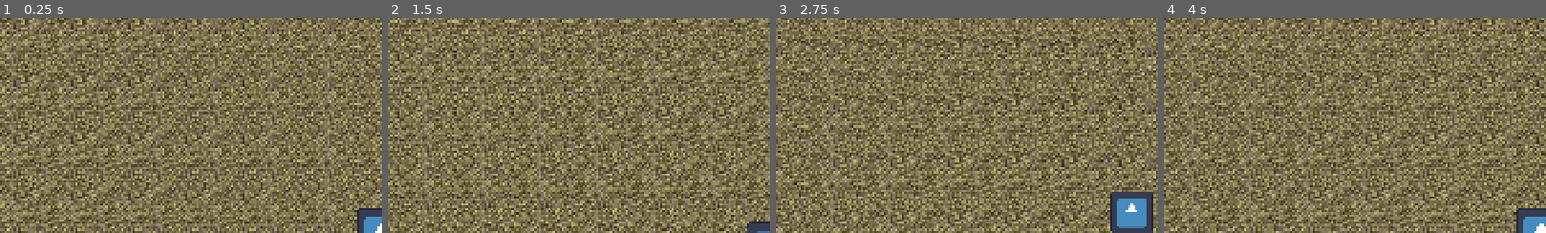
Above: before the commit, frames 1-4 (left to right).
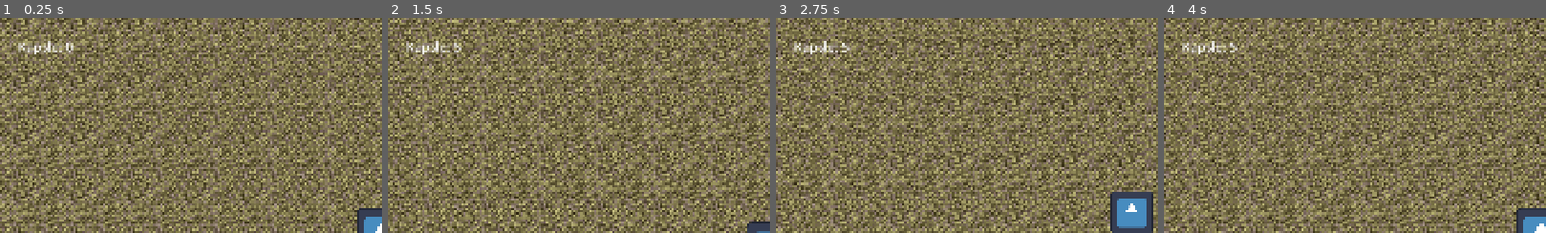
Above: after the commit, the same moments.

Repository: Vixoner/fallout-survivors
Game: Godot game, scene res://scenes/main.tscn
Two runs of this game, one before a commit and one after it. Both use one fixed random seed, a clock stepped at 60 frames per second and the inputs below. The engine's default icon, where the game draws it, is replaced by a stand-in: a white triangle on a blue panel in a dark square.
Inputs (mouse positions are % of the whole screen's width and height, from its top left):
- Up to frame 1 (0.25 s): no input
- Up to frame 2 (1.5 s): tap Enter at 0.5 s; move the mouse to (72, 45) at 0.52 s; hold Right (ui_right) 0.53-1.28 s; click (72, 45) at 0.67 s; tap Space at 0.77 s; move the mouse to (30, 55) at 1.27 s; hold Down (ui_down) from 1.28 s (still down)
- Up to frame 3 (2.75 s): tap Space at 1.52 s; move the mouse to (60, 28) at 2.02 s; release Down (ui_down) at 2.03 s; hold Right (ui_right) from 2.03 s (still down)
- Up to frame 4 (4 s): move the mouse to (45, 70) at 2.77 s; release Right (ui_right) at 2.78 s; hold Up (ui_up) 2.78-3.53 s; click (45, 70) at 2.92 s; tap Space at 3.02, 3.77 s; move the mouse to (80, 65) at 3.52 s; hold Left (ui_left) from 3.53 s (still down)
The pictures show only the part of the screen within x 0-50%, y 0-50%; the shares and areas given below are measured in that part.

The runs differ from the first frame. In frame 1, 0.4% of the frame differs, in the area x 4-20%, y 10-17%; in frame 2, 0.4%; in frame 3, 0.4%; in frame 4, 0.4%.

Commit message:
Added simple coin counter

Diff:
--- a/scenes/main.tscn
+++ b/scenes/main.tscn
@@ -15,3 +15,14 @@
 region_rect = Rect2(0, 0, 15000, 10000)
 
 [node name="Player" parent="." unique_id=447343164 instance=ExtResource("2_0wfyh")]
+
+[node name="CanvasLayer" type="CanvasLayer" parent="." unique_id=1618314074]
+follow_viewport_scale = 10.259
+
+[node name="CapsLabel" type="Label" parent="CanvasLayer" unique_id=910706101 groups=["caps_label"]]
+offset_left = 46.0
+offset_top = 49.0
+offset_right = 355.0
+offset_bottom = 163.0
+theme_override_font_sizes/font_size = 32
+text = "Kapsle: 0"
--- a/scripts/cap.gd
+++ b/scripts/cap.gd
@@ -34,6 +34,6 @@
 		_collect()
 
 func _collect():
-	# tu dodać logike zbierania w przyszlosci
-	print("Zebrano kapsel! Wartość: ", value)
+	if _player.has_method("add_caps"):
+		_player.add_caps(value)
 	queue_free()
--- a/scripts/player.gd
+++ b/scripts/player.gd
@@ -4,6 +4,8 @@
 const MAP_WIDTH = 3000
 const MAP_HEIGHT = 2000
 const PLAYER_SIZE = 64
+
+var caps: int = 0
 
 func _physics_process(delta):
 	var direction = Vector2.ZERO
@@ -58,3 +60,10 @@
 	print("Atakuję: ", target.name)
 	target.take_damage(50)
 	# Tutaj możesz dodać animację pocisku lub błysk
+
+func add_caps(amount: int):
+	caps += amount
+	# Update label'a
+	var label = get_tree().get_first_node_in_group("caps_label")
+	if label:
+		label.text = "Kapsle: " + str(caps)
